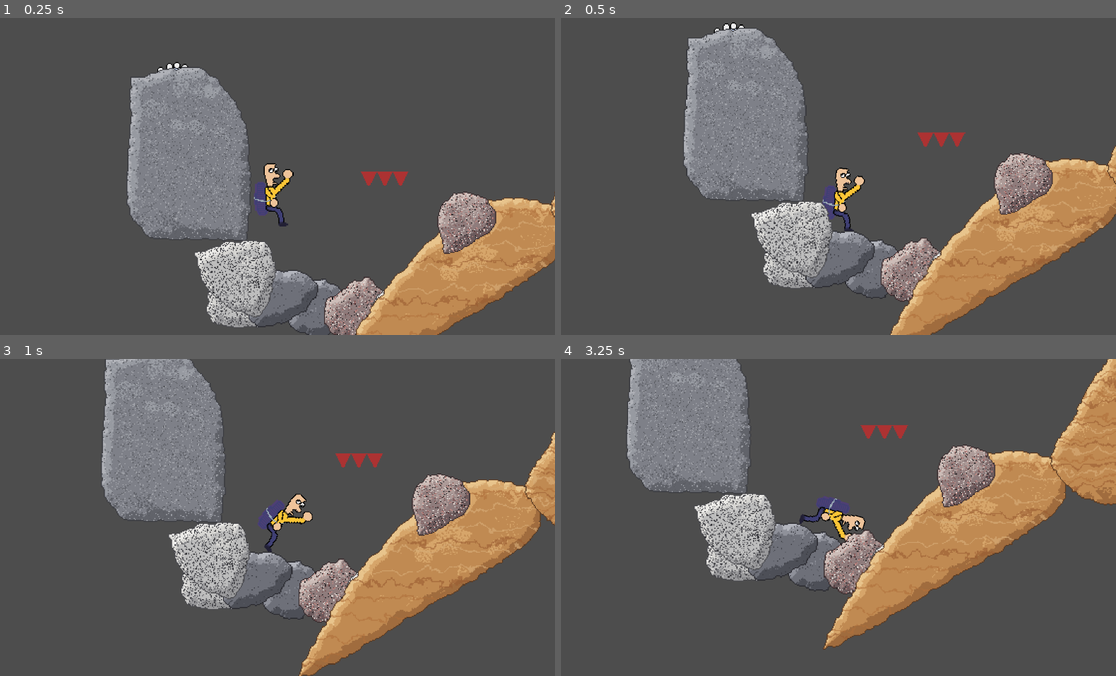
Above: before the commit, frames 1-4 (two rows, left to right).
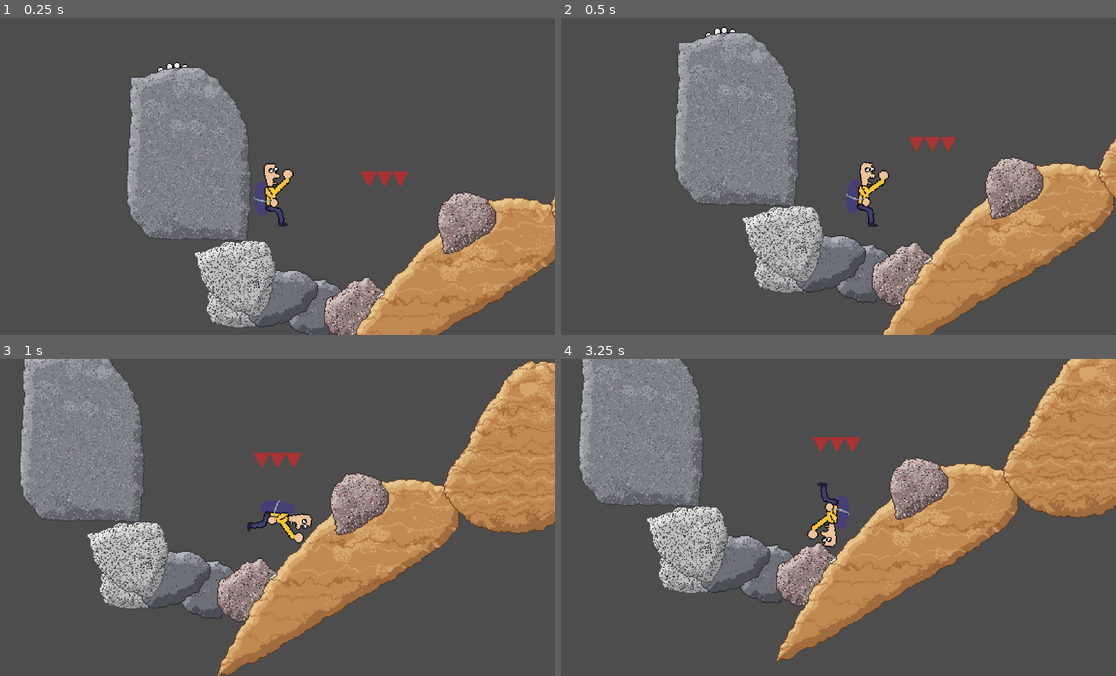
Above: after the commit, the same moments.

Repository: Hustawek/bouncy-back
Game: Godot game, scene res://main.tscn
Same seed, same stepped clock (60 frames per second), same inputs: the game is played once before the commit and once after it.
Inputs (mouse positions are in pixels of both pictures, inside the frame that each line leads up to):
- Up to frame 1 (0.25 s): no input
- Up to frame 2 (0.5 s): no input
- Up to frame 3 (1 s): tap Enter at 0.5 s; move the mouse to (399, 501) at 0.52 s; hold D (rotate_right) from 0.53 s (still down); hold Shift from 0.53 s (still down); click (399, 501) at 0.67 s
- Up to frame 4 (3.25 s): release D (rotate_right) at 1.25 s; release Shift at 1.25 s; drag from (721, 533) to (849, 523) at 1.27 s; move the mouse to (888, 447) at 2.02 s; hold D (rotate_right) 2.03-2.75 s; hold Shift 2.03-2.75 s; drag from (805, 580) to (666, 469) at 2.77 s

Frame 1 is identical in both runs. In frame 2, 15% of the frame differs, in the area x 20-100%, y 1-100%; in frame 3, 46%, in the area x 3-100%, y 0-100%; in frame 4, 33%.
Error before the commit: Parse Error: Identifier "dir" not declared in the current scope. (res://player.gd:78)

Commit message:
3

Diff:
--- a/levele/enable.gd
+++ /dev/null
@@ -1,7 +0,0 @@
-extends Area2D
-func _ready() -> void:
-	body_entered.connect(_on_body_entered)
-
-func _on_body_entered(body: Node2D) -> void:
-	if body is Player:
-		body.bounce_base = 300
--- a/levele/level0.tscn
+++ b/levele/level0.tscn
@@ -26,6 +26,7 @@
 [node name="Common" type="Node2D" parent="." unique_id=1078413091]
 
 [node name="SunshineAndRainbows" type="Sprite2D" parent="Common" unique_id=2054946208]
+visible = false
 position = Vector2(277, -100)
 texture = ExtResource("1_7v7i5")
 
@@ -34,11 +35,8 @@
 rotation = 1.5707964
 collision_layer = 1
 torque = 100000.0
-air_torque = 5000.0
+air_torque = 10000.0
 spin_drag = 0.2
-F = 0.4
-bounce_base = 0.0
-bounce_speed_factor = 0.2
 
 [node name="CanvasLayer" type="CanvasLayer" parent="Common" unique_id=1010713381]
 
@@ -85,6 +83,23 @@
 [node name="CollisionShape2D" type="CollisionShape2D" parent="Enable" unique_id=1798447527]
 position = Vector2(439.5, -31.19)
 shape = SubResource("RectangleShape2D_60f5w")
+
+[node name="Label" type="Label" parent="." unique_id=173283862]
+z_index = 2
+offset_left = -49.0
+offset_top = 17.0
+offset_right = 241.0
+offset_bottom = 40.0
+text = "Use A and D to rotate"
+label_settings = SubResource("LabelSettings_04g2k")
+
+[node name="Label2" type="Label" parent="." unique_id=1339214009]
+offset_left = 142.0
+offset_top = 88.0
+offset_right = 490.0
+offset_bottom = 111.0
+text = "Your back is very bouncy"
+label_settings = SubResource("LabelSettings_04g2k")
 
 [node name="Rock3" type="StaticBody2D" parent="." unique_id=409232504]
 position = Vector2(554, 88)
@@ -150,20 +165,3 @@
 
 [node name="Spike" parent="." unique_id=521800832 instance=ExtResource("9_g7br2")]
 position = Vector2(1075, 57)
-
-[node name="Label" type="Label" parent="." unique_id=173283862]
-z_index = 2
-offset_left = -49.0
-offset_top = 17.0
-offset_right = 241.0
-offset_bottom = 40.0
-text = "Use A and D to rotate"
-label_settings = SubResource("LabelSettings_04g2k")
-
-[node name="Label2" type="Label" parent="." unique_id=1339214009]
-offset_left = 142.0
-offset_top = 88.0
-offset_right = 490.0
-offset_bottom = 111.0
-text = "Your back is very bouncy"
-label_settings = SubResource("LabelSettings_04g2k")
--- a/player.gd
+++ b/player.gd
@@ -1,17 +1,15 @@
-class_name Player
 extends RigidBody2D
 
 
 
-@export var torque := 1000000000.0           # how hard it spins up while touching something
+@export var torque := 100000.0           # how hard it spins up while touching something
 @export var air_torque := 100000.0       # how hard it spins up while in the air
 @export var max_angular_speed := 40.0   # radians per second
 @export var spin_drag := 0.0           # how fast spin fades with no key held (1.0 = halves in ~0.7 s, 0 = never)
-@export var F := 0.2
+
 @export_group("Bounce")
 @export_range(0.0, 1.0) var player_weight := 0.5   # 0 = straight out of the surface, 1 = player's up
 @export var bounce_base := 400.0                   # impulse even on a soft landing
-@export var bouncy_shift := 200.0                   # impulse even on a soft landing
 @export var bounce_speed_factor := 0.5             # extra impulse per px/s of impact speed
 @export var bounce_max := 700.0           # cap on the total impulse
 @export var bounce_cooldown := 0.15       # seconds before another bounce can fire
@@ -43,7 +41,7 @@
 	# Player spin input: a different torque in the air than on the ground.
 	var in_air := state.get_contact_count() == 0
 	var direction := Input.get_axis("rotate_left", "rotate_right")
-	state.apply_torque(direction * (air_torque if in_air else torque) * (0.5 if Input.is_key_pressed(KEY_SHIFT) else 1))
+	state.apply_torque(direction * (air_torque if in_air else torque))
 	# With no key held, the spin fades out gradually instead of stopping.
 	if direction == 0.0:
 		state.angular_velocity *= exp(-spin_drag * state.step)
@@ -67,10 +65,10 @@
 	var hit := _back_sensor_hit(state)
 	if hit.is_empty():
 		return  # sensor overlap is a step stale; nothing under it this step
-
 	var normal: Vector2 = hit["normal"]
 
 	var player_up := -state.transform.y.normalized()
+	var dir := (player_up * player_weight + normal * (1.0 - player_weight)).normalized()
 
 	# How fast we were moving into the surface just before touching it.
 	var impact_speed := maxf(-_prev_velocity.dot(normal), 0.0)
--- a/player.tscn
+++ b/player.tscn
@@ -2,20 +2,17 @@
 
 [ext_resource type="Script" uid="uid://cimicfi5jbwo1" path="res://player.gd" id="1_4flbx"]
 [ext_resource type="Texture2D" uid="uid://u74sappk2vby" path="res://sprites/jakisBullshit.png" id="2_onrkg"]
+[ext_resource type="AudioStream" uid="uid://c344oprnxsrr5" path="res://sounds/spike.ogg" id="3_i3pqv"]
 
 [sub_resource type="PhysicsMaterial" id="PhysicsMaterial_ot507"]
 friction = 0.5
 
-[sub_resource type="CapsuleShape2D" id="CapsuleShape2D_r6cd3"]
-radius = 5.0
-height = 12.000002
-
 [sub_resource type="CapsuleShape2D" id="CapsuleShape2D_60f5w"]
-radius = 12.992081
-height = 44.042995
+radius = 5.996345
+height = 23.98538
 
 [sub_resource type="CapsuleShape2D" id="CapsuleShape2D_ot507"]
-radius = 1.0
+radius = 3.0
 height = 12.0
 
 [sub_resource type="CapsuleShape2D" id="CapsuleShape2D_73sme"]
@@ -41,6 +38,16 @@
 [sub_resource type="CapsuleShape2D" id="CapsuleShape2D_idk1l"]
 radius = 7.0000005
 height = 32.0
+
+[sub_resource type="AudioStreamRandomizer" id="AudioStreamRandomizer_hqtel"]
+random_pitch = 1.3348398
+random_volume_offset_db = 2.0
+streams_count = 1
+stream_0/stream = ExtResource("3_i3pqv")
+
+[sub_resource type="CapsuleShape2D" id="CapsuleShape2D_r6cd3"]
+radius = 5.0
+height = 12.000002
 
 [sub_resource type="Gradient" id="Gradient_onrkg"]
 colors = PackedColorArray(0.23753911, 0.23753914, 0.23753911, 1, 1, 1, 1, 1)
@@ -86,16 +93,17 @@
 collision_layer = 0
 
 [node name="CollisionShape2D" type="CollisionShape2D" parent="BackSensor" unique_id=962849938]
-position = Vector2(4, 12)
+z_index = 100
+position = Vector2(-1, 13.000001)
 rotation = -1.6057029
 shape = SubResource("CapsuleShape2D_60f5w")
 
 [node name="CollisionShape2D" type="CollisionShape2D" parent="." unique_id=982634764]
-position = Vector2(29, -11)
+position = Vector2(30, -11)
 shape = SubResource("CapsuleShape2D_ot507")
 
 [node name="CollisionShape2D2" type="CollisionShape2D" parent="." unique_id=1248290707]
-position = Vector2(22, -10)
+position = Vector2(21, -9)
 rotation = 1.5707964
 shape = SubResource("CapsuleShape2D_73sme")
 
@@ -109,13 +117,14 @@
 shape = SubResource("CapsuleShape2D_mwgn4")
 
 [node name="CollisionShape2D5" type="CollisionShape2D" parent="." unique_id=199175130]
-position = Vector2(15.999998, -9)
+position = Vector2(18, -6.0000005)
 rotation = 1.2217305
 shape = SubResource("CapsuleShape2D_53ur1")
 
 [node name="CollisionShape2D6" type="CollisionShape2D" parent="." unique_id=1822826580]
 position = Vector2(-9, -9)
 rotation = 2.3561945
+scale = Vector2(0.99999994, 0.99999994)
 shape = SubResource("CapsuleShape2D_k6fxa")
 
 [node name="CollisionShape2D8" type="CollisionShape2D" parent="." unique_id=366242435]
@@ -124,6 +133,18 @@
 scale = Vector2(0.99999994, 0.99999994)
 shape = SubResource("CapsuleShape2D_idk1l")
 
+[node name="JumpSound" type="AudioStreamPlayer2D" parent="." unique_id=1625190636]
+position = Vector2(-21, -15)
+rotation = 3.1415925
+scale = Vector2(0.99999994, 0.99999994)
+stream = SubResource("AudioStreamRandomizer_hqtel")
+
+[node name="CollisionShape2D7" type="CollisionShape2D" parent="." unique_id=283282137]
+position = Vector2(-21, -15)
+rotation = 3.1415925
+scale = Vector2(0.99999994, 0.99999994)
+shape = SubResource("CapsuleShape2D_r6cd3")
+
 [node name="Uranium" type="GPUParticles2D" parent="." unique_id=1969688368]
 visible = false
 process_material = SubResource("ParticleProcessMaterial_onrkg")
--- a/spike.tscn
+++ b/spike.tscn
@@ -3,17 +3,13 @@
 [ext_resource type="Texture2D" uid="uid://ccy770652eqq" path="res://sprites/spike.png" id="1_8ryga"]
 
 [sub_resource type="RectangleShape2D" id="RectangleShape2D_60f5w"]
-size = Vector2(4, 3.5)
+size = Vector2(4, 7.5)
 
 [node name="Spike" type="Node2D" unique_id=521800832]
 
-[node name="Spike" type="RigidBody2D" parent="." unique_id=1094404508]
-gravity_scale = 0.0
-freeze = true
-
-[node name="Sprite2D" type="Sprite2D" parent="Spike" unique_id=1970597090]
+[node name="Sprite2D" type="Sprite2D" parent="." unique_id=1970597090]
 texture = ExtResource("1_8ryga")
 
-[node name="CollisionShape2D" type="CollisionShape2D" parent="Spike" unique_id=1517912920]
-position = Vector2(0, 5.75)
+[node name="CollisionShape2D" type="CollisionShape2D" parent="." unique_id=1517912920]
+position = Vector2(0, 3.25)
 shape = SubResource("RectangleShape2D_60f5w")
Not shown, removed: levele/enable.gd.uid
Not shown: 1 places in levele/level0.tscn that only renumber resources
